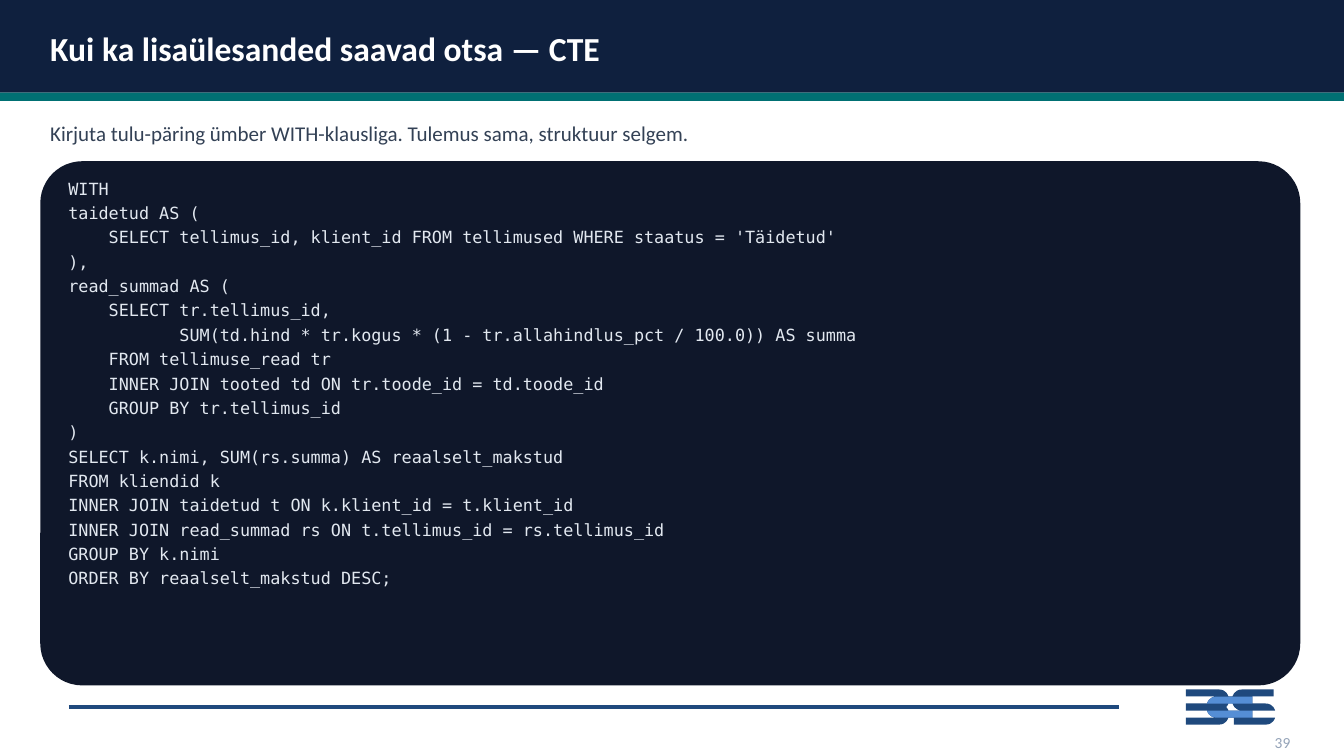
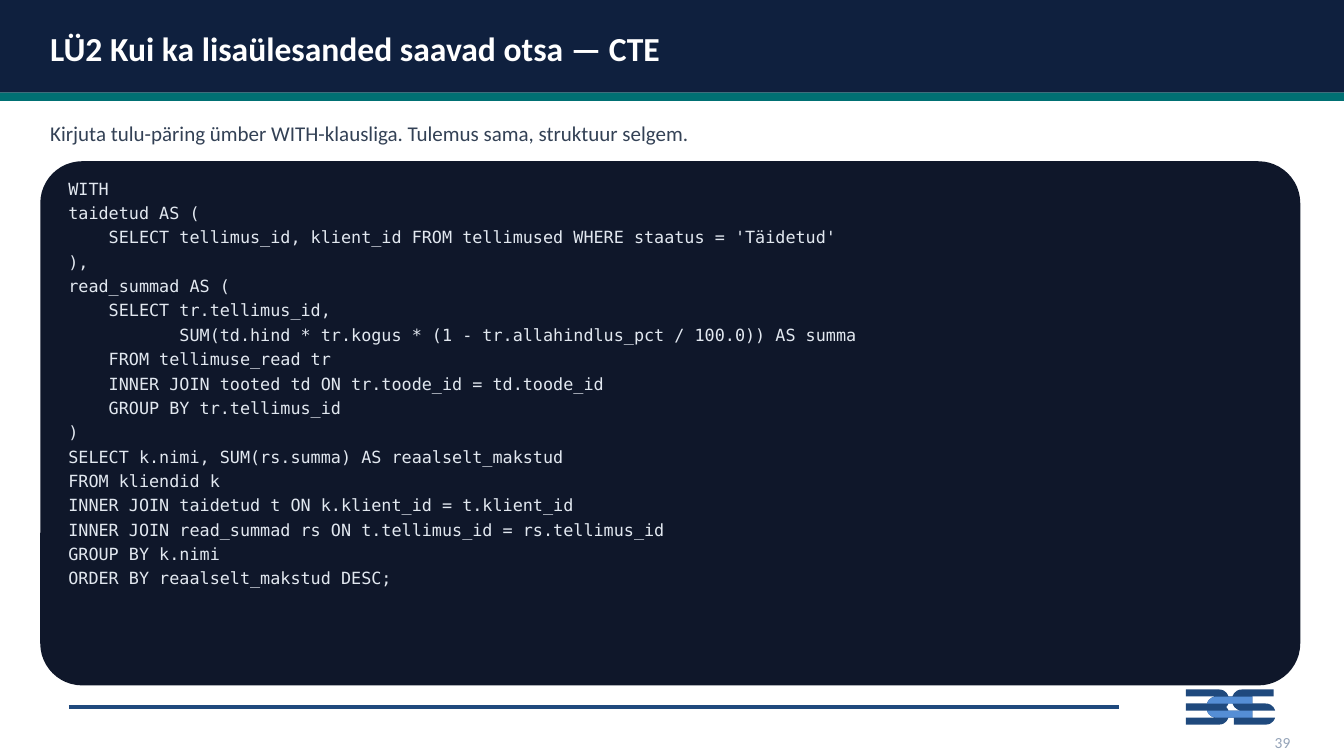
Before and after one commit to emilieabel/andmetarkus, a slide deck: slide 43 of Materjalid/Day8 SQL/8-paev-andmetarkus-esitlus.pptx (slide 39 before the commit). Drawn at 1344x756 pixels with LibreOffice and Linux fonts; fonts in the diff are those of the drawing. Boxes give left, top, right and bottom in pixels: in the first picture for what was removed or moved away, otherwise in the second. Text is boxed around its words. In the diff, an @@ line names an element or a change of style, - is before the commit and + after.

```diff
--- a/Materjalid/Day8 SQL/8-paev-andmetarkus-esitlus.pptx
+++ b/Materjalid/Day8 SQL/8-paev-andmetarkus-esitlus.pptx
@@ text at (50,34,660,62): text changed @@
-Kui ka lisaülesanded saavad otsa — CTE
+LÜ2 Kui ka lisaülesanded saavad otsa — CTE
```
Also in this commit, not shown: 11 other slides changed, 5 slides added.
